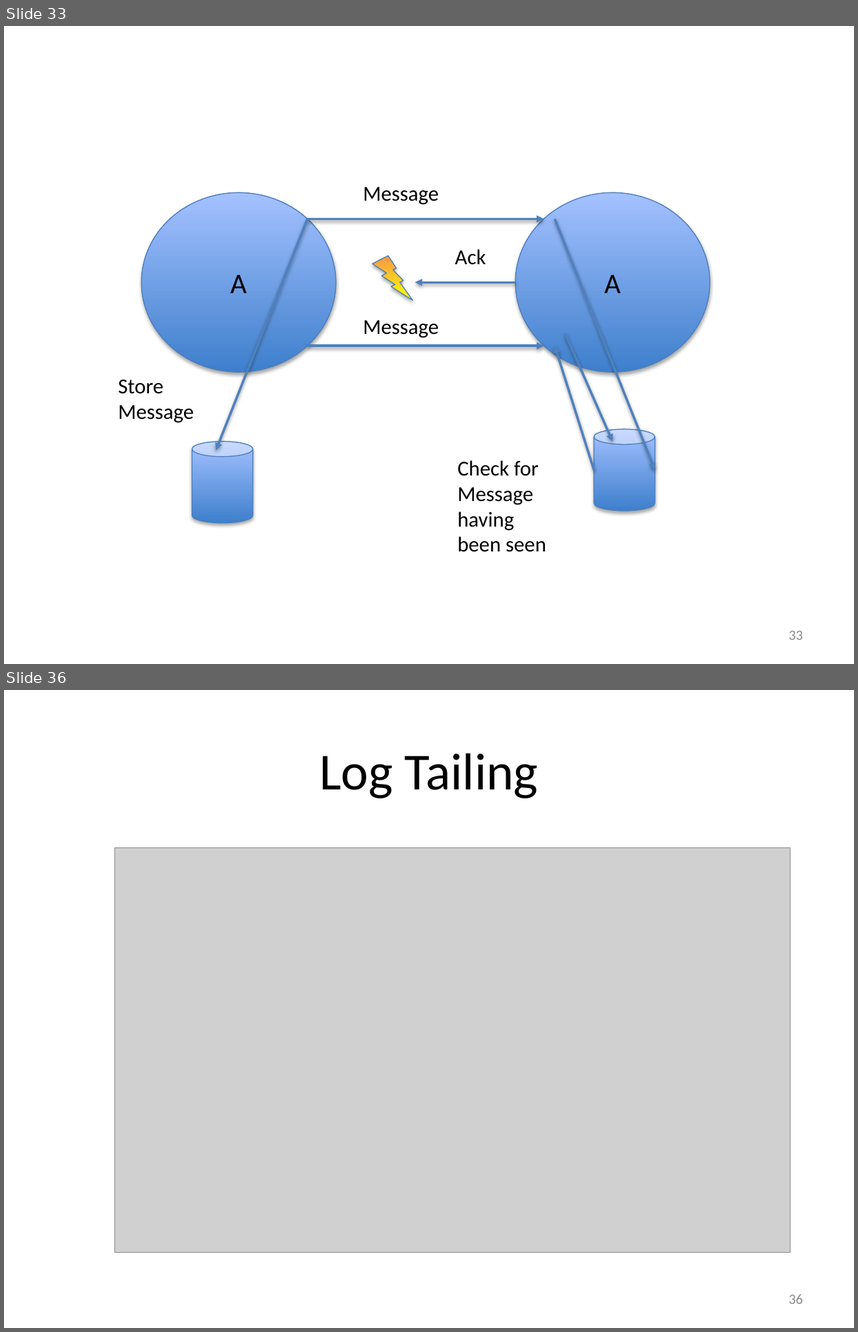
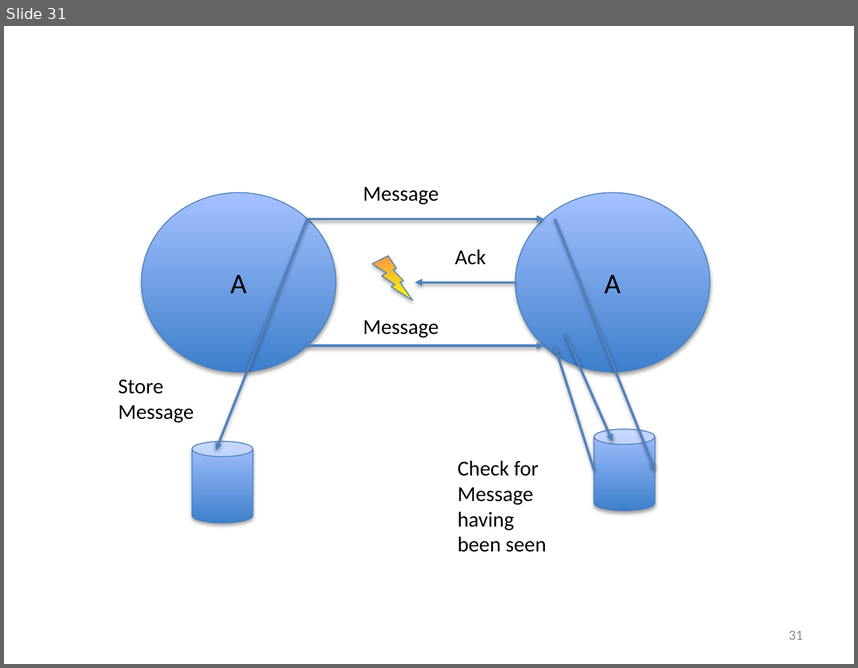
Before and after one commit to iancooper/Presentations, a slide deck: Practical Messaging - Day 2 New.pptx. Shown one above the other, each under a label of ours: slides 33 and 36 before the commit, slide 31 after it; the slides between them are not shown. The pictures are 858x1332 and 858x668 pixels, drawn with LibreOffice and Linux fonts; fonts in the diff are those of the drawing; grey boxes stand for pictures. Boxes give left, top, right and bottom in pixels: in the first picture for what was removed or moved away, otherwise in the second. Text is boxed around its words. In the diff, an @@ line names an element or a change of style, - is before the commit and + after.

```diff
--- a/Practical Messaging - Day 2 New.pptx
+++ b/Practical Messaging - Day 2 New.pptx
@@ slide 36 removed at (4, 690, 854, 1328), background #FFFFFF @@
@@ title removed at (319, 753, 539, 798) @@
-Log Tailing
@@ picture removed at (114, 848, 791, 1252) @@
@@ page number removed at (789, 1294, 803, 1303) @@
-36
@@ what was slide 33 is now slide 31 @@
@@ page number at (789, 630, 803, 639): text changed @@
-33
+31
```
Also in this commit, not shown: 5 slides changed, 5 other slides removed.
